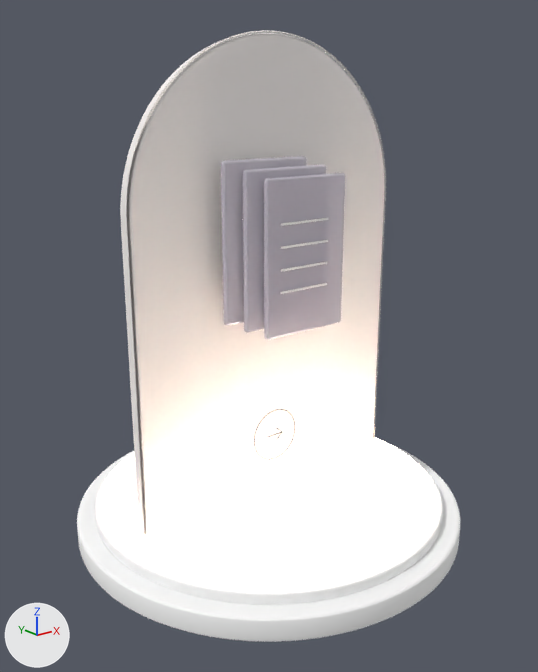
The glTF model web/studio/public/assets/hyper-atrium/crystal-audit-evidence.glb: old version first, new version second.
One viewpoint serves both versions: a 50 mm camera at (-4.91, -6.15, 4.77) aimed at (-0.08, -0.1, 2.36). Lighting does not change. The marker at lower left points along +X, +Y and +Z. The older version comes first. Where no turn or scale is listed for an object, it has been applied to the vertices.

The first picture shows 'Audit | fine document ruling 0.001', 'Audit | fine document ruling 1.001', 'Audit | fine document ruling 2.001', 'Audit | fine document ruling 3.001', 'Audit | translucent sheet 1.001', 'Audit | translucent sheet 2.001', 'Audit | translucent sheet 3.001', 'Crystal audit-evidence | concealed warm light seam', 'Crystal audit-evidence | front polished rim', 'Crystal audit-evidence | lower travertine plinth', 'Crystal audit-evidence | solid clear arched crystal', 'Crystal audit-evidence | upper porcelain plinth' and 1 more.
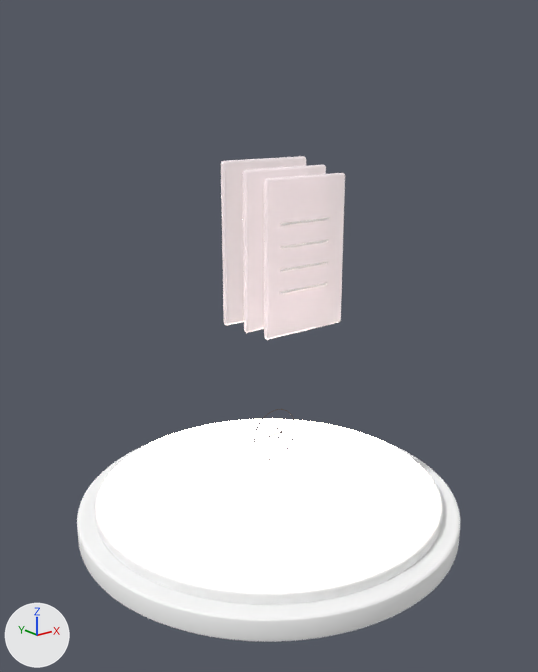
What changed in the scene script:
```text
Change mat_icons___white_enamel_lettering:
    add mat_icons___white_enamel_lettering.emission_strength = 1.0
    add mat_icons___white_enamel_lettering.emission_color = (0.098, 0.084, 0.072)  # dark grey #58524c
Change mat_icons___milky_lilac_opal_glass:
    add mat_icons___milky_lilac_opal_glass.emission_strength = 1.0
    add mat_icons___milky_lilac_opal_glass.emission_color = (0.216, 0.185, 0.158)  # grey #80776f
Remove ob_crystal_audit_evidence___front_polished_rim:
    ob_crystal_audit_evidence___front_polished_rim = bpy.data.objects.new('Crystal audit-evidence | front polished rim', me_crystal_audit_evidence___front_polished_rim_path)
    ob_crystal_audit_evidence___front_polished_rim.location = (0.0, 0.0, 0.0)
Remove ob_crystal_audit_evidence___solid_clear_arched_crystal:
    ob_crystal_audit_evidence___solid_clear_arched_crystal = bpy.data.objects.new('Crystal audit-evidence | solid clear arched crystal', me_crystal_audit_evidence___solid_clear_arched_crystal_geometry)
    ob_crystal_audit_evidence___solid_clear_arched_crystal.location = (0.0, 0.0, 0.0)
```

Location of each change, (x1, y1, x2, y2) in pixels of the pictures (538 x 672 px):
'Crystal audit-evidence | solid clear arched crystal', deleted: before (120, 33, 384, 535)
'Audit | translucent sheet 3.001', recoloured, surface changed: (264, 173, 345, 340) in both
'Audit | translucent sheet 1.001', recoloured, surface changed: (221, 156, 306, 325) in both
'Audit | translucent sheet 2.001', recoloured, surface changed: (242, 165, 326, 333) in both
'Crystal audit-evidence | front polished rim', deleted: before (126, 30, 386, 536)
'Audit | fine document ruling 0.001', recoloured, surface changed: (281, 218, 328, 226) in both
'Audit | fine document ruling 1.001', recoloured, surface changed: (281, 240, 328, 249) in both
'Audit | fine document ruling 2.001', recoloured, surface changed: (281, 262, 327, 272) in both
'Audit | fine document ruling 3.001', recoloured, surface changed: (280, 283, 327, 294) in both
